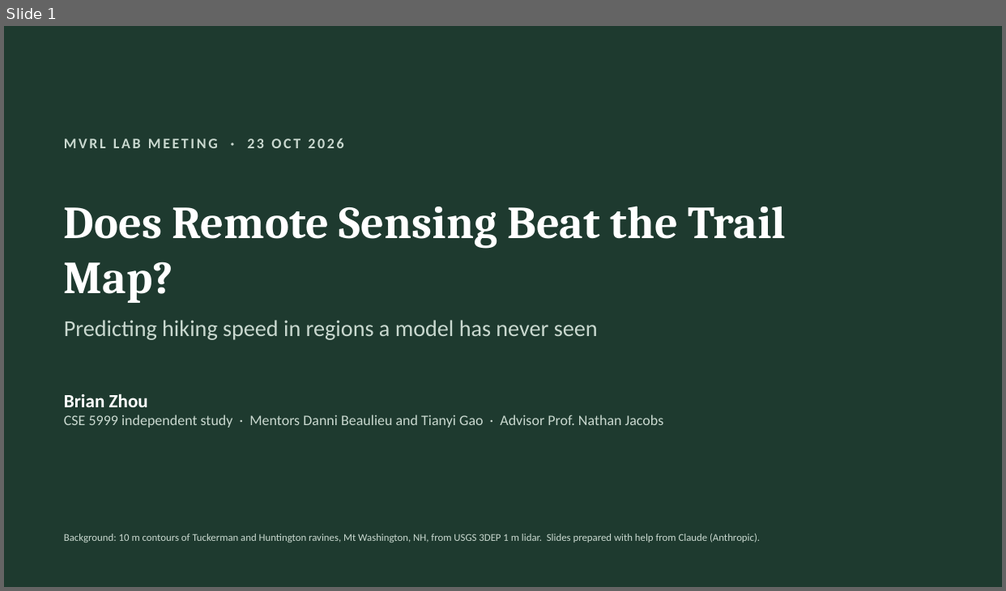
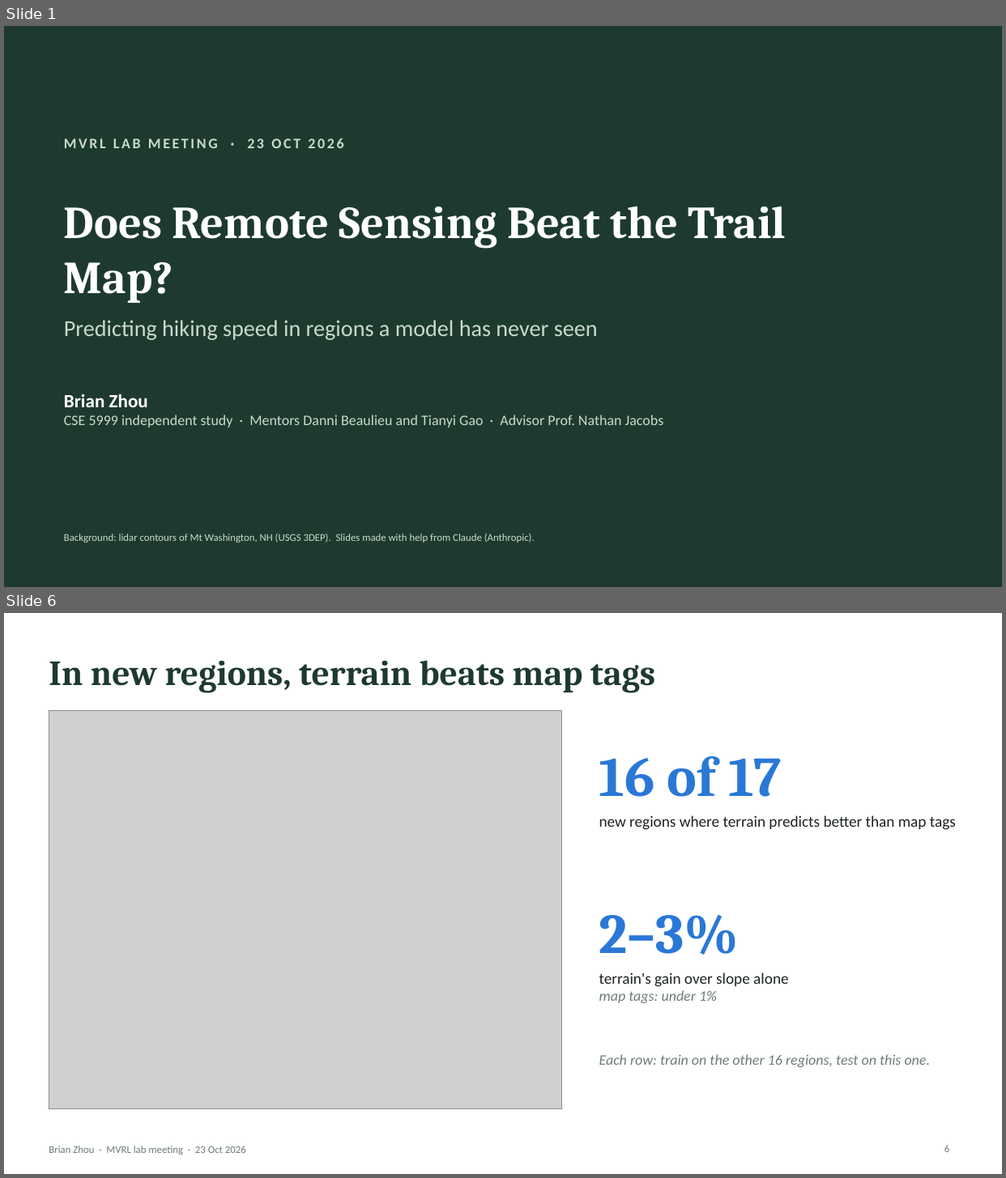
Before and after one commit to Brian24NX/GeoAI, a slide deck: meeting_plots/oct23_lab/Zhou_LabMeeting_23Oct.pptx. Shown one above the other, each under a label of ours: slide 1 before the commit, slides 1 and 6 after it; the slides between them are not shown. The pictures are 1006x591 and 1006x1178 pixels, drawn with LibreOffice and Linux fonts; fonts in the diff are those of the drawing; grey boxes stand for pictures; background and template pictures are left out. Boxes give left, top, right and bottom in pixels: in the first picture for what was removed or moved away, otherwise in the second. Text is boxed around its words. In the diff, an @@ line names an element or a change of style, - is before the commit and + after.

```diff
--- a/meeting_plots/oct23_lab/Zhou_LabMeeting_23Oct.pptx
+++ b/meeting_plots/oct23_lab/Zhou_LabMeeting_23Oct.pptx
@@ slide 6 added at (4, 613, 1002, 1174), background #FFFFFF @@
@@ title added at (49, 660, 655, 693), 34 pt, text #1E3A2F, bold @@
+In new regions, terrain beats map tags
@@ picture added at (49, 710, 562, 1110) @@
@@ text added at (599, 756, 782, 797), 54 pt, text #2A78D6, bold @@
+16 of 17
@@ text added at (599, 815, 956, 830), 15 pt, text #1C2321 @@
+new regions where terrain predicts better than map tags
@@ text added at (599, 915, 739, 955), 54 pt, text #2A78D6, bold @@
+2–3%
@@ text added at (599, 973, 788, 1003), 15 pt, text #1C2321 @@
+terrain's gain over slope alone
+map tags: under 1%
@@ text added at (599, 1054, 931, 1067), 14 pt, text #6E7D76, italic @@
+Each row: train on the other 16 regions, test on this one.
@@ text added at (49, 1146, 246, 1155), 10 pt, text #6E7D76 @@
+Brian Zhou · MVRL lab meeting · 23 Oct 2026
@@ page number added at (944, 1145, 949, 1152), 10 pt, text #6E7D76 @@
+6
@@ slide 1 changed as well @@
@@ text at (64, 534, 535, 543): text changed @@
-Background: 10 m contours of Tuckerman and Huntington ravines, Mt Washington, NH, from USGS 3DEP 1 m lidar. Slides prepared with help from Claude (Anthropic).
+Background: lidar contours of Mt Washington, NH (USGS 3DEP). Slides made with help from Claude (Anthropic).
```
Also in this commit, not shown: 5 other slides changed, 1 slide removed, 9 other files.
